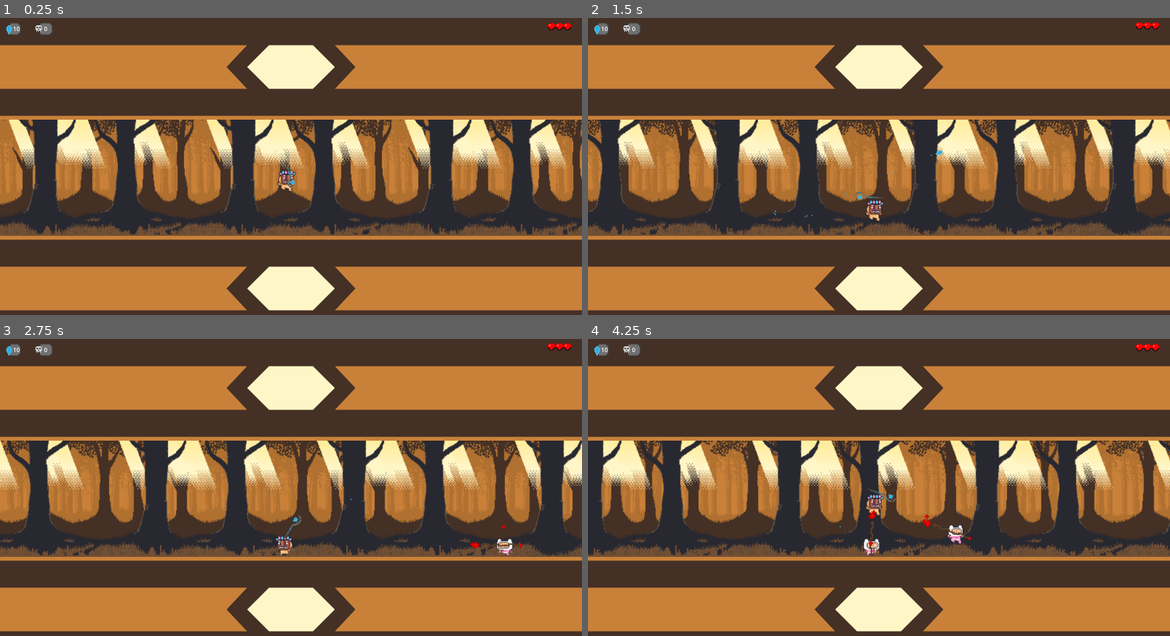
Above: before the commit, frames 1-4 (two rows, left to right).
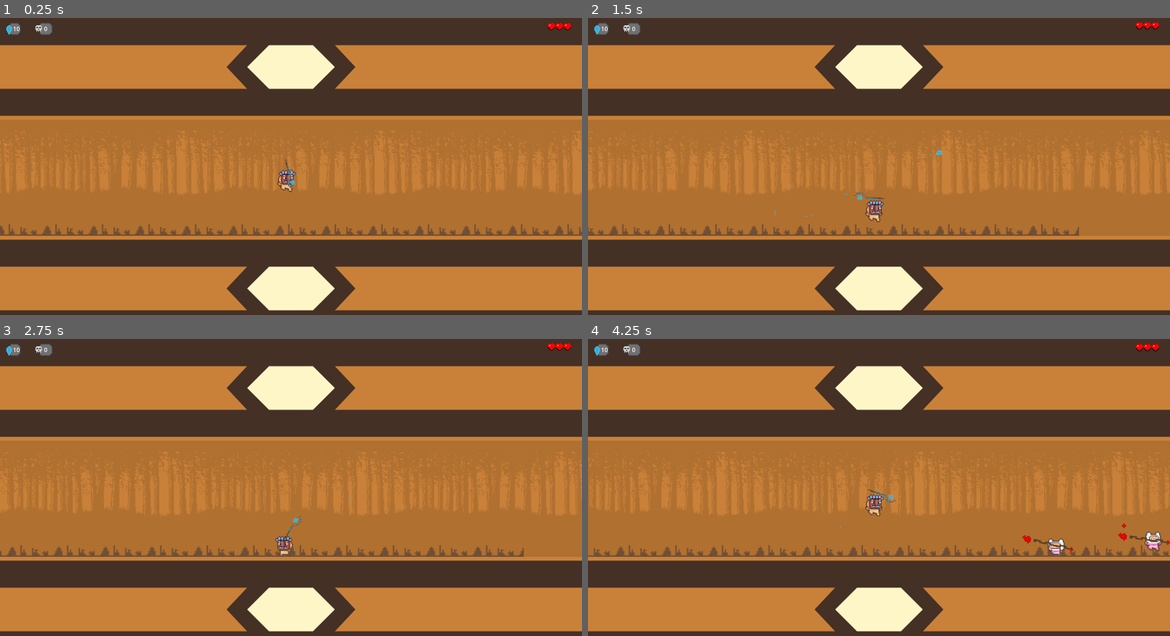
Above: after the commit, the same moments.

Repository: DanielManfrini/Plataforms
Game: Godot game, scene res://game.tscn
The game is run twice, just before and just after one commit, with the same random seed, the same clock (stepped at 60 frames per second) and the same inputs.
Inputs (mouse positions are in pixels of both pictures, inside the frame that each line leads up to):
- Up to frame 1 (0.25 s): no input
- Up to frame 2 (1.5 s): move the mouse to (1007, 160) at 0.52 s; hold Right (ui_right) from 0.53 s (still down); click (1007, 160) at 0.67 s; tap Up (moveUp) at 0.77 s; move the mouse to (762, 193) at 1.27 s
- Up to frame 3 (2.75 s): tap Up (moveUp) at 1.52 s; move the mouse to (349, 428) at 2.02 s; release Right (ui_right) at 2.03 s; hold Left (ui_left) from 2.03 s (still down)
- Up to frame 4 (4.25 s): move the mouse to (849, 564) at 2.77 s; release Left (ui_left) at 2.78 s; hold Right (ui_right) from 2.78 s (still down); click (849, 564) at 2.92 s; tap Up (moveUp) at 3.02, 3.77 s; move the mouse to (1053, 546) at 3.52 s

The runs differ from the first frame. In frame 1, 28% of the frame differs, in the area x 0-100%, y 34-73%; in frame 2, 28%; in frame 3, 27%; in frame 4, 28%.

Commit message:
FIX: ultinmas alterações do teste

Diff:
--- a/background.tscn
+++ b/background.tscn
@@ -35,6 +35,7 @@
 texture = ExtResource("1_3lh3d")
 
 [node name="ParallaxLayer2" type="ParallaxLayer" parent="ParallaxBackground"]
+visible = false
 motion_scale = Vector2(0.5, 0.5)
 motion_mirroring = Vector2(1632, 0)
 
@@ -59,6 +60,7 @@
 texture = ExtResource("2_867rk")
 
 [node name="ParallaxLayer3" type="ParallaxLayer" parent="ParallaxBackground"]
+visible = false
 motion_mirroring = Vector2(1632, 0)
 
 [node name="TextureRect" type="TextureRect" parent="ParallaxBackground/ParallaxLayer3"]
@@ -82,6 +84,7 @@
 texture = ExtResource("3_h3n83")
 
 [node name="ParallaxLayer4" type="ParallaxLayer" parent="ParallaxBackground"]
+visible = false
 motion_mirroring = Vector2(1632, 0)
 
 [node name="TextureRect" type="TextureRect" parent="ParallaxBackground/ParallaxLayer4"]
--- a/game.tscn
+++ b/game.tscn
@@ -58,8 +58,8 @@
 }]
 
 [sub_resource type="SegmentShape2D" id="SegmentShape2D_pql55"]
-a = Vector2(-48, -4)
-b = Vector2(1861, -5)
+a = Vector2(-1036, -2)
+b = Vector2(2413, -4)
 
 [sub_resource type="Curve2D" id="Curve2D_6do2m"]
 _data = {
@@ -109,17 +109,17 @@
 collision_mask = 8
 
 [node name="CollisionShape2D" type="CollisionShape2D" parent="Left_barrier"]
-position = Vector2(-1.40667e-05, -1.14739e-06)
+position = Vector2(-266.367, -1.14739e-06)
 scale = Vector2(1, 1.08935)
 shape = SubResource("RectangleShape2D_bkv6c")
 
 [node name="Left_Map_end" type="Area2D" parent="Left_barrier"]
+position = Vector2(-246.451, -0.266152)
 collision_layer = 16
 collision_mask = 16
 
 [node name="CollisionShape2D" type="CollisionShape2D" parent="Left_barrier/Left_Map_end"]
 position = Vector2(115.135, 0.133072)
-scale = Vector2(1, 1)
 shape = SubResource("RectangleShape2D_dkhxa")
 
 [node name="CanvasLayer" type="CanvasLayer" parent="Left_barrier"]
@@ -130,7 +130,7 @@
 scale = Vector2(2, 2)
 sprite_frames = SubResource("SpriteFrames_clrja")
 autoplay = "default"
-frame_progress = 0.201628
+frame_progress = 0.388023
 
 [node name="Rigth_barrier" type="StaticBody2D" parent="."]
 position = Vector2(1590, 448)
@@ -139,18 +139,17 @@
 collision_mask = 8
 
 [node name="CollisionShape2D" type="CollisionShape2D" parent="Rigth_barrier"]
-position = Vector2(-1.40667e-05, -1.14739e-06)
+position = Vector2(275.08, -1.19209e-06)
 scale = Vector2(1, 1.08935)
 shape = SubResource("RectangleShape2D_bkv6c")
 
 [node name="Rigth_Map_end" type="Area2D" parent="Rigth_barrier"]
-position = Vector2(-230.27, 0.133077)
+position = Vector2(23.6494, 0.266153)
 collision_layer = 16
 collision_mask = 16
 
 [node name="CollisionShape2D" type="CollisionShape2D" parent="Rigth_barrier/Rigth_Map_end"]
 position = Vector2(115.135, 0.133072)
-scale = Vector2(1, 1)
 shape = SubResource("RectangleShape2D_dkhxa")
 
 [node name="CanvasLayer" type="CanvasLayer" parent="Rigth_barrier"]
@@ -161,7 +160,7 @@
 scale = Vector2(2, 2)
 sprite_frames = SubResource("SpriteFrames_pa0dn")
 autoplay = "default"
-frame_progress = 0.777607
+frame_progress = 0.964001
 
 [node name="Ground" type="StaticBody2D" parent="."]
 collision_layer = 5
@@ -172,7 +171,7 @@
 shape = SubResource("SegmentShape2D_pql55")
 
 [node name="Rigth_Path" type="Path2D" parent="Ground"]
-position = Vector2(2, -87)
+position = Vector2(545, -67)
 curve = SubResource("Curve2D_6do2m")
 
 [node name="PathFollow2D" type="PathFollow2D" parent="Ground/Rigth_Path"]
@@ -180,7 +179,7 @@
 rotation = -3.13501
 
 [node name="Left_Path" type="Path2D" parent="Ground"]
-position = Vector2(0, -62)
+position = Vector2(-973, -68)
 curve = SubResource("Curve2D_pumwo")
 
 [node name="PathFollow2D" type="PathFollow2D" parent="Ground/Left_Path"]
--- /dev/null
+++ b/menu.tscn
@@ -0,0 +1,41 @@
+[gd_scene load_steps=2 format=3 uid="uid://b0nvfywdcdnt"]
+
+[ext_resource type="Texture2D" uid="uid://cj8h3aam8v0lo" path="res://assets/Background/Design sem nome (1).png" id="1_s0xlt"]
+
+[node name="Menu" type="CanvasLayer"]
+
+[node name="Interface" type="Control" parent="."]
+layout_mode = 3
+anchors_preset = 0
+offset_right = 40.0
+offset_bottom = 40.0
+
+[node name="Topo" type="NinePatchRect" parent="Interface"]
+layout_mode = 0
+offset_right = 1600.0
+offset_bottom = 290.0
+texture = ExtResource("1_s0xlt")
+
+[node name="Fundo" type="NinePatchRect" parent="Interface"]
+layout_mode = 0
+offset_left = 1600.0
+offset_top = 900.0
+offset_right = 3200.0
+offset_bottom = 1190.0
+rotation = 3.14159
+texture = ExtResource("1_s0xlt")
+
+[node name="ColorRect" type="ColorRect" parent="Interface"]
+layout_mode = 0
+offset_top = 290.0
+offset_right = 1600.0
+offset_bottom = 610.0
+color = Color(0.63294, 0.607825, 0.42994, 1)
+
+[node name="Button" type="Button" parent="Interface"]
+layout_mode = 0
+offset_left = 536.0
+offset_top = 284.0
+offset_right = 1074.0
+offset_bottom = 612.0
+text = "Iniciar"
